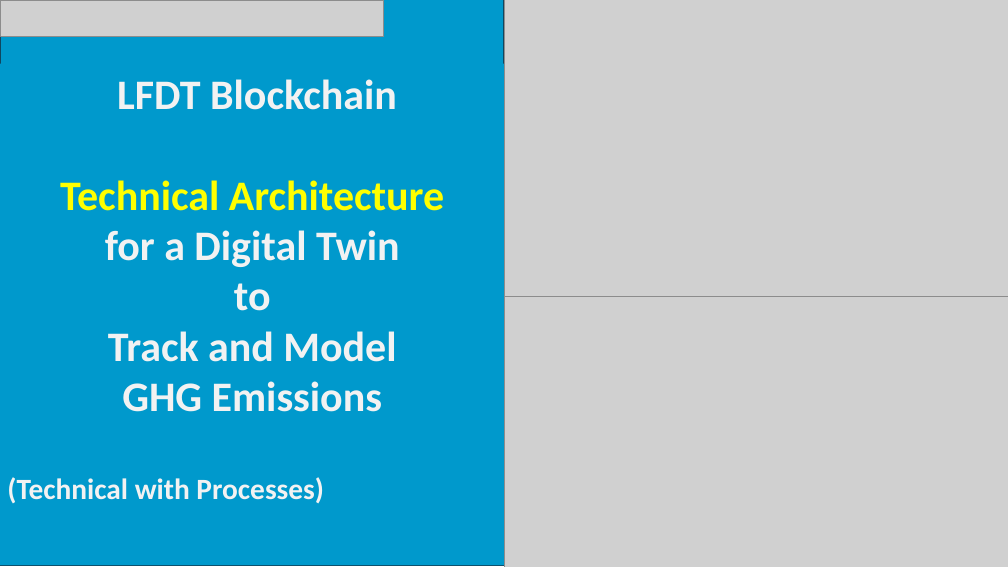
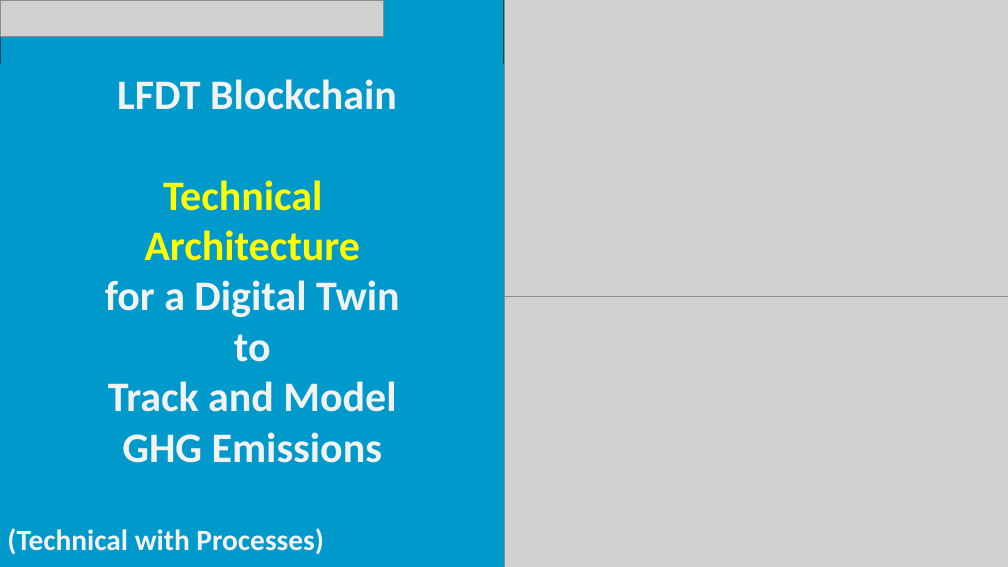
Before and after one commit to JSPApril/NZDT-Architecture, a slide deck: slide 34 of Net Zero Digital Twin-In Process - working copy.pptx (slide 33 before the commit). Drawn at 1008x567 pixels with LibreOffice and Linux fonts; fonts in the diff are those of the drawing; grey boxes stand for pictures. Boxes give left, top, right and bottom in pixels: in the first picture for what was removed or moved away, otherwise in the second. Text is boxed around its words. In the diff, an @@ line names an element or a change of style, - is before the commit and + after.

```diff
--- a/Net Zero Digital Twin-In Process - working copy.pptx
+++ b/Net Zero Digital Twin-In Process - working copy.pptx
@@ text in rectangle at (145,180,360,261): text changed @@
-Technical Architecture
+Technical
+Architecture
```
Also in this commit, not shown: 9 other slides changed, 16 slides added, 1 other file.
